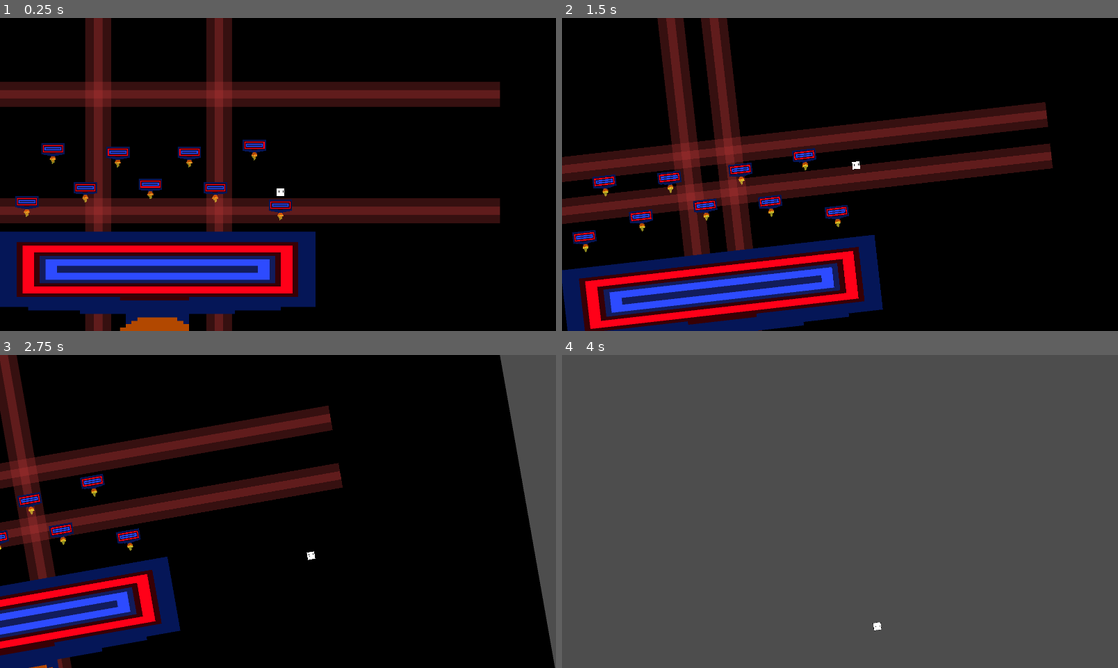
Above: before the commit, frames 1-4 (two rows, left to right).
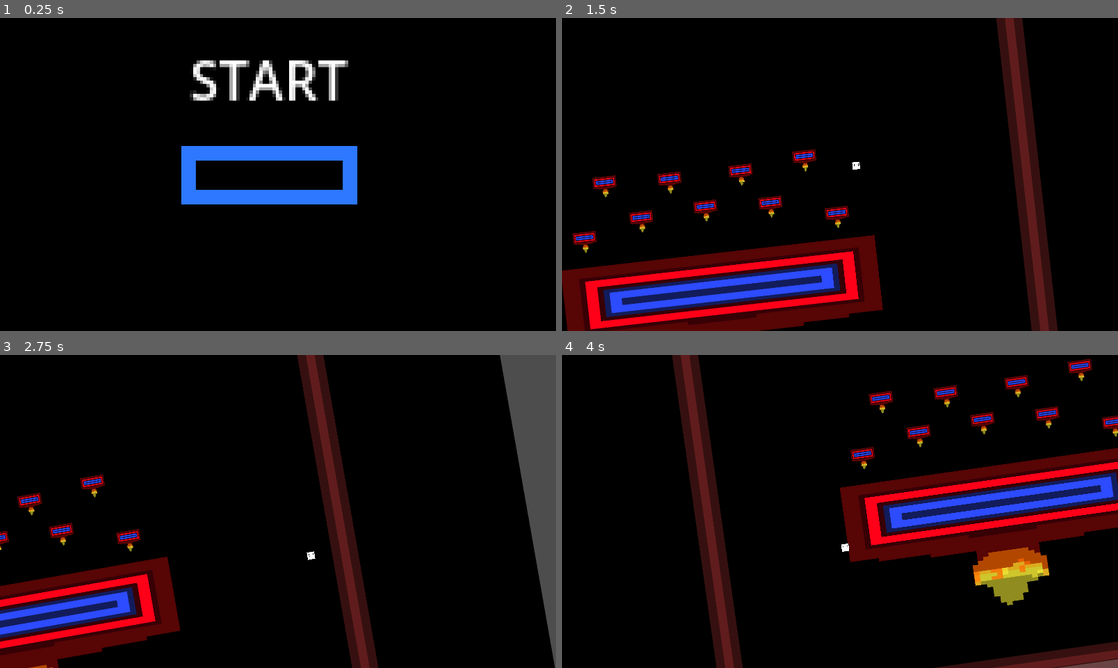
Above: after the commit, the same moments.

Repository: FireEntity1/rythm-2d-platformer
Game: Godot game, scene res://Scenes/Title.tscn
Two runs of this game, one before a commit and one after it. Both use one fixed random seed, a clock stepped at 60 frames per second and the inputs below. Before the commit the project starts from res://Scenes/Main.tscn.
Inputs (mouse positions are in pixels of both pictures, inside the frame that each line leads up to):
- Up to frame 1 (0.25 s): no input
- Up to frame 2 (1.5 s): click (828, 187) at 0.52 s; tap Enter (ui_accept) at 1.25 s; hold Right (ui_right) from 1.28 s (still down)
- Up to frame 3 (2.75 s): keep holding Right (ui_right); tap Enter (ui_accept) at 1.52, 2.27 s
- Up to frame 4 (4 s): release Right (ui_right) at 2.78 s; hold Left (ui_left) 2.78-3.53 s; hold Right (ui_right) from 3.53 s (still down); tap Enter (ui_accept) at 3.77 s

The runs differ from the first frame. In frame 1, 39% of the frame differs, in the area x 0-90%, y 0-100%; in frame 2, 30%; in frame 3, 19%; in frame 4, 100%, in the area x 0-100%, y 0-100%.

Commit message:
Start menu, more mapping, organization

Diff:
--- a/Scenes/Main.tscn
+++ b/Scenes/Main.tscn
@@ -7,7 +7,7 @@
 [ext_resource type="Texture2D" uid="uid://cbedfwitujp4" path="res://Sprites/Player.png" id="5_f3ewc"]
 [ext_resource type="Texture2D" uid="uid://c2vhwlwkf77l5" path="res://Sprites/Platform.png" id="6_f87xl"]
 [ext_resource type="AudioStream" uid="uid://cwe61fm2wo0j5" path="res://Audio/Darkside - Nightcore.mp3" id="7_hd2up"]
-[ext_resource type="Script" path="res://Scenes/Obstacles.gd" id="8_b84m2"]
+[ext_resource type="Script" path="res://Scripts/Obstacles.gd" id="8_b84m2"]
 [ext_resource type="AudioStream" uid="uid://d2gsh32ufv27d" path="res://Audio/Laser.mp3" id="10_4poid"]
 [ext_resource type="SpriteFrames" uid="uid://db5j28lmbhkr2" path="res://Scenes/Laser.tres" id="10_g37s4"]
 
@@ -578,7 +578,6 @@
 
 [node name="LaserCol" type="CollisionShape2D" parent="Obstacles/Laser/Laser"]
 position = Vector2(0.590622, 20.1497)
-scale = Vector2(1, 1)
 shape = SubResource("RectangleShape2D_xdedj")
 
 [node name="LaserB" type="AnimatedSprite2D" parent="Obstacles"]
--- /dev/null
+++ b/Scenes/Title.tscn
@@ -0,0 +1,36 @@
+[gd_scene load_steps=6 format=3 uid="uid://bppmvgj0gpieu"]
+
+[ext_resource type="Texture2D" uid="uid://cg1yo87gdb2ek" path="res://Sprites/Startbutton2.png" id="1_bk6sy"]
+[ext_resource type="Script" path="res://Scenes/startButton.gd" id="1_en2ac"]
+[ext_resource type="Texture2D" uid="uid://cu2jiisuwepe" path="res://Sprites/Background.png" id="1_upudu"]
+[ext_resource type="Texture2D" uid="uid://b8kolcgy6wp5t" path="res://Sprites/Startbutton3.png" id="2_2fu2p"]
+[ext_resource type="Texture2D" uid="uid://de0bsm33txtxg" path="res://Sprites/Startbutton1.png" id="3_e0iyi"]
+
+[node name="Node2D" type="Node2D"]
+
+[node name="Sprite2D" type="Sprite2D" parent="."]
+position = Vector2(959, 561)
+scale = Vector2(13.5125, 13.5556)
+texture = ExtResource("1_upudu")
+
+[node name="TextureButton" type="TextureButton" parent="."]
+offset_left = 524.0
+offset_top = 340.0
+offset_right = 1336.0
+offset_bottom = 829.0
+texture_normal = ExtResource("1_bk6sy")
+texture_pressed = ExtResource("2_2fu2p")
+texture_hover = ExtResource("3_e0iyi")
+stretch_mode = 4
+script = ExtResource("1_en2ac")
+
+[node name="RichTextLabel" type="RichTextLabel" parent="."]
+offset_left = 656.0
+offset_top = 78.0
+offset_right = 716.0
+offset_bottom = 108.0
+scale = Vector2(11.3892, 11.4953)
+text = "START"
+fit_content = true
+
+[connection signal="button_up" from="TextureButton" to="TextureButton" method="_on_button_up"]
--- /dev/null
+++ b/Scenes/startButton.gd
@@ -0,0 +1,14 @@
+extends TextureButton
+
+# Called when the node enters the scene tree for the first time.
+func _ready():
+	pass # Replace with function body.
+
+
+# Called every frame. 'delta' is the elapsed time since the previous frame.
+func _process(delta):
+	pass
+
+
+func _on_button_up():
+	get_tree().change_scene_to_file("res://Scenes/Main.tscn")
--- a/Scenes/Obstacles.gd
+++ b/Scripts/Obstacles.gd
@@ -15,8 +15,8 @@
 
 
 
-func _process(delta):
-	beat += 0.010055
+func _physics_process(delta):
+	beat += 0.02762666667
 
 	laserFireH(18)
 	laserFireB(19)
@@ -60,8 +60,29 @@
 	laserFireM(58)
 	laserFireL(59)
 	laserFireR(60)
-
-
+	laserFire(61)
+	laserFireM(62)
+	laserFireH(63)
+	laserFireR(64)
+	laserFire(65)
+	laserFireL(66)
+	laserFireM(67)
+	laserFireH(68)
+	laserFire(69)
+	laserFireB(70)
+	laserFireL(71)
+	laserFire(72)
+	laserFireR(73)
+	laserFireB(74)
+	laserFireM(75)
+	laserFireH(76)
+	laserFireL(77)
+	laserFire(78)
+	laserFireM(79)
+	laserFireR(82)
+	laserFireL(82)
+	laserFireH(82)
+	laserFireB(82)
 
 
 
--- a/Scripts/Player.gd
+++ b/Scripts/Player.gd
@@ -47,6 +47,11 @@
 		gravity = ProjectSettings.get_setting("physics/2d/default_gravity") * 10
 	if is_on_floor():
 		gravity = ProjectSettings.get_setting("physics/2d/default_gravity")
+
+	if self.position.y > 3000:
+		self.position.y = 721
+		self.position.x = 0
+
 
 	print(health)
 
--- a/project.godot
+++ b/project.godot
@@ -11,7 +11,7 @@
 [application]
 
 config/name="2d-platformer"
-run/main_scene="res://Scenes/Main.tscn"
+run/main_scene="res://Scenes/Title.tscn"
 config/features=PackedStringArray("4.2", "GL Compatibility")
 config/icon="res://Sprites/icon.svg"
 
Binary file added: Sprites/Startbutton1.png
Not shown, added: Sprites/Startbutton1.png.import
Binary file added: Sprites/Startbutton2.png
Not shown, added: Sprites/Startbutton2.png.import
Binary file added: Sprites/Startbutton3.png
Not shown, added: Sprites/Startbutton3.png.import
